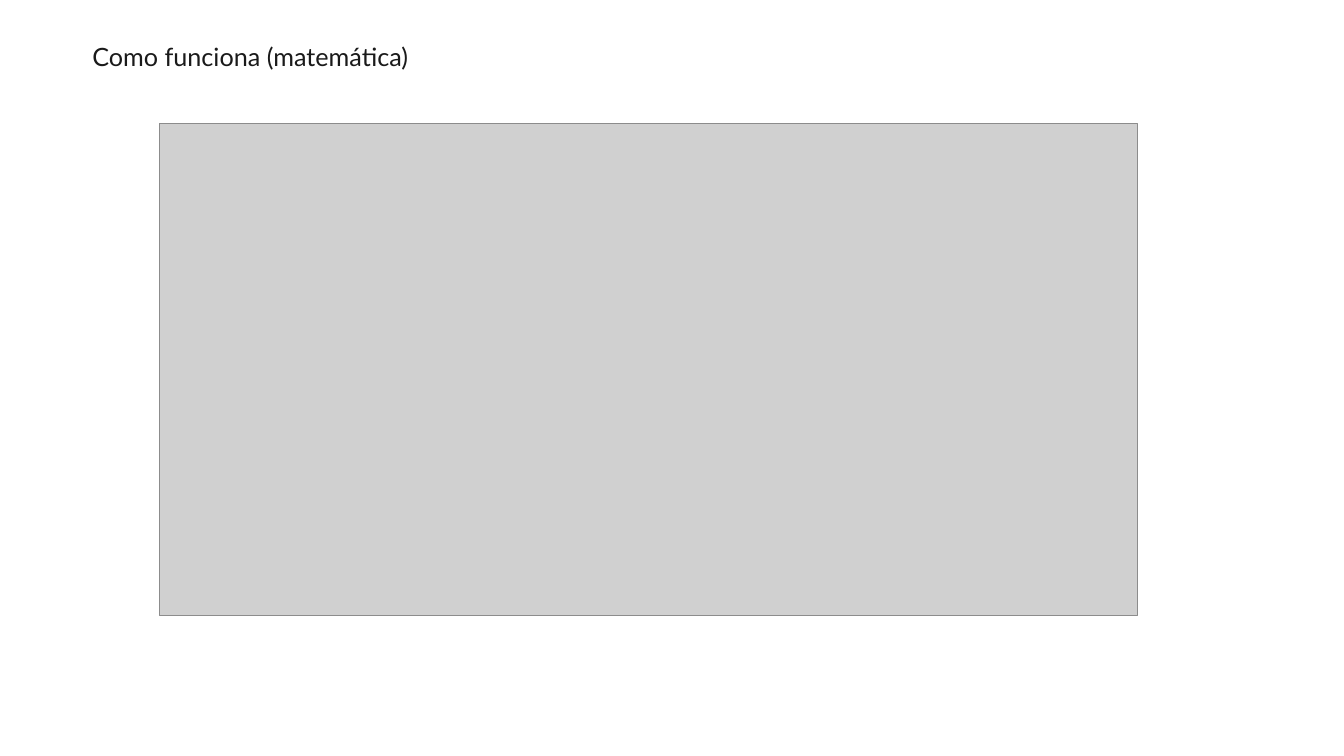
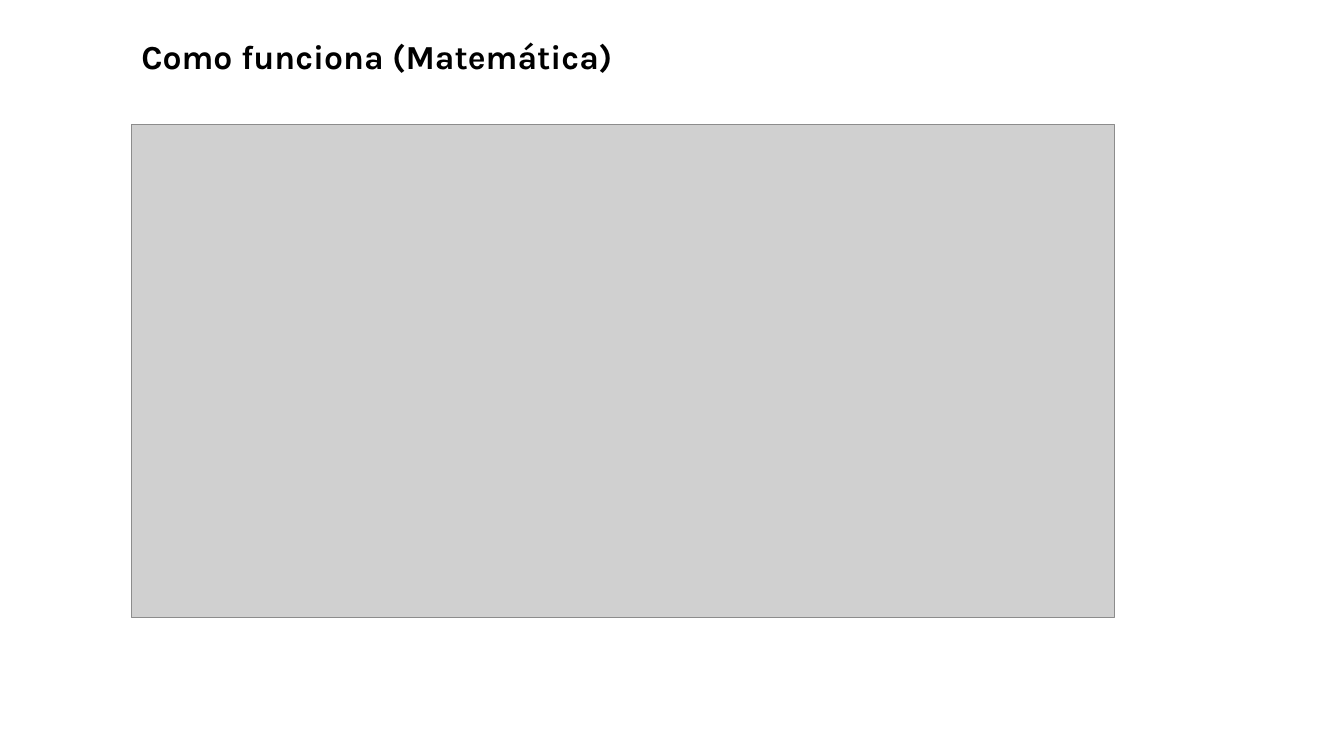
Before and after one commit to luizehp/Agente-ReAct, a slide deck: slide 7 of Agente ReAct.pptx. Drawn at 1344x756 pixels with LibreOffice and Linux fonts; fonts in the diff are those of the drawing; grey boxes stand for pictures. Boxes give left, top, right and bottom in pixels: in the first picture for what was removed or moved away, otherwise in the second. Text is boxed around its words. In the diff, an @@ line names an element or a change of style, - is before the commit and + after.

```diff
--- a/Agente ReAct.pptx
+++ b/Agente ReAct.pptx
@@ text at bbox=[141, 42, 612, 73]: text changed; size 18 to 24 pt; font Lato to Karla; text colour #1A1A1A to #000000; bold on @@
-Como funciona (matemática)
+Como funciona (Matemática)
@@ picture: place and size @@
-picture at bbox=[159, 123, 1137, 616]
+picture at bbox=[131, 124, 1114, 617]
```
Also in this commit, not shown: 2 other slides changed, 7 slides added, 6 slides removed.
